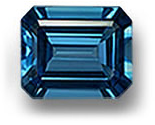
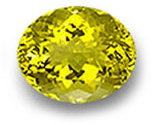
Layers edited between the first and the second 155 x 125 image:
added group "Group 1" with 3 layers above "ltpurp" over 2, 0, 152, 122
added layer "Layer 20" in group "Group 1" over 17, 6, 136, 104
added layer "gem_gold (peeled)" in group "Group 1" over 2, 0, 152, 122
renamed "Group 4" to "blu", hid the group it (4 layers) over 2, 0, 152, 122
